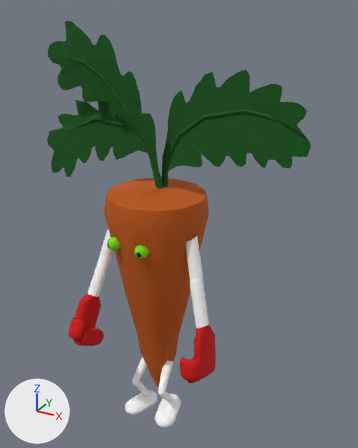
A saved change to the FBX model Modèles/Animations/carotte bien exporté/cycle_marche_carotte.FBX.
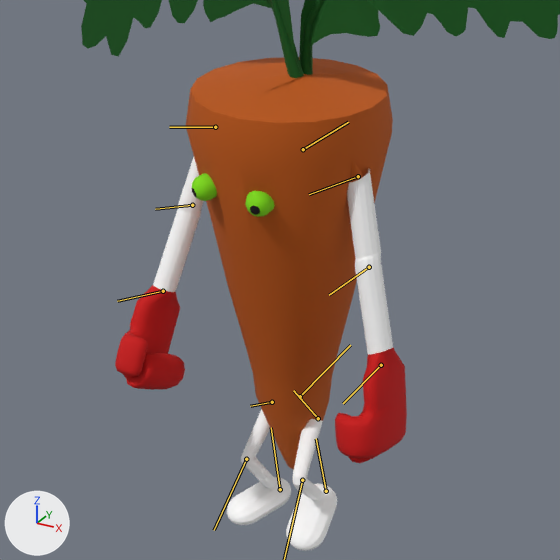
Old and new are each drawn whole from a 50 mm camera at (2.22, -3.61, 3.94) aimed at (0.08, 0.28, 1.99) and again close up on the part from 3% to 82% of the width and 33% to 97% of the height. The lights are fixed; the arrows at lower left show +X, +Y and +Z. Both versions are drawn at frame 14 of the action 'Take 001'; the numbers are the values there. The bones that bend it are drawn over the model as lines in the close-ups.

The first close-up shows 'corps'.
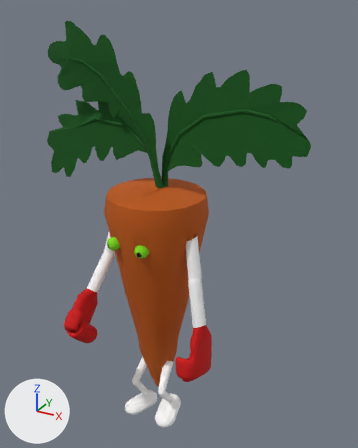
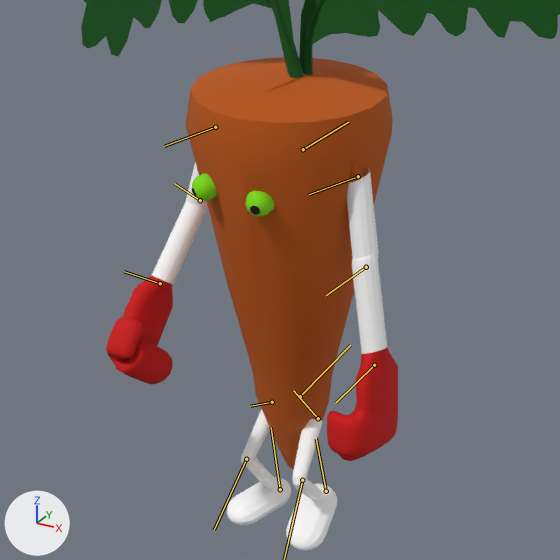
Pixel boxes [x1, y1, x2, y2] of what changed, in the close-ups (560 x 560 px):
```json
{"object": "corps", "change": "posed", "before": [81, 0, 560, 551], "after": [81, 0, 560, 551]}
{"bone": "bras droit", "before": "(215, 127) to (169, 127)", "after": "(215, 127) to (164, 146)"}
{"bone": "avant bras droit", "before": "(192, 205) to (155, 209)", "after": "(200, 200) to (174, 183)"}
```

The change, as JSON lines over the scene's bpy script:
```json
{"block": "bone_bras_gauche", "where": "bone_bras_gauche = bpy.data.objects['Dummy001'].pose.bones[' bras gauche']  # child of 'epaule'"}
{"op": "set", "path": "bone_bras_gauche.rotation_quaternion", "old": "(0.989, 0.006, 0.053, -0.137)", "new": "(0.99, 0.004, 0.034, -0.137)", "note": "degrees (0, 6, -16) -> degrees (0, 4, -16)"}
{"block": "bone_bras_droit", "where": "bone_bras_droit = bpy.data.objects['Dummy001'].pose.bones['bras droit']  # child of 'epaule'"}
{"op": "set", "path": "bone_bras_droit.rotation_quaternion", "old": "(0.999, -0.001, 0.027, -0.024)", "new": "(0.991, -0.002, 0.006, -0.137)", "note": "degrees (0, 3, -3) -> degrees (0, 1, -16)"}
{"block": "bone_avant_bras_droit", "where": "bone_avant_bras_droit = bpy.data.objects['Dummy001'].pose.bones['avant bras droit']  # child of 'bras droit'"}
{"op": "set", "path": "bone_avant_bras_droit.rotation_quaternion", "old": "(0.998, 0.001, 0.005, -0.058)", "new": "(0.985, -0.004, -0.017, 0.171)", "note": "degrees (0, 1, -7) -> degrees (-1, -2, 20)"}
```
